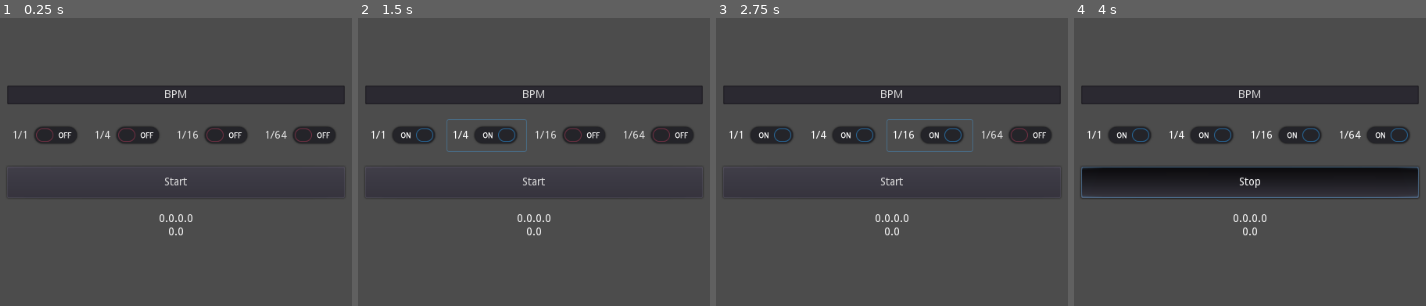
Above: before the commit, frames 1-4 (left to right).
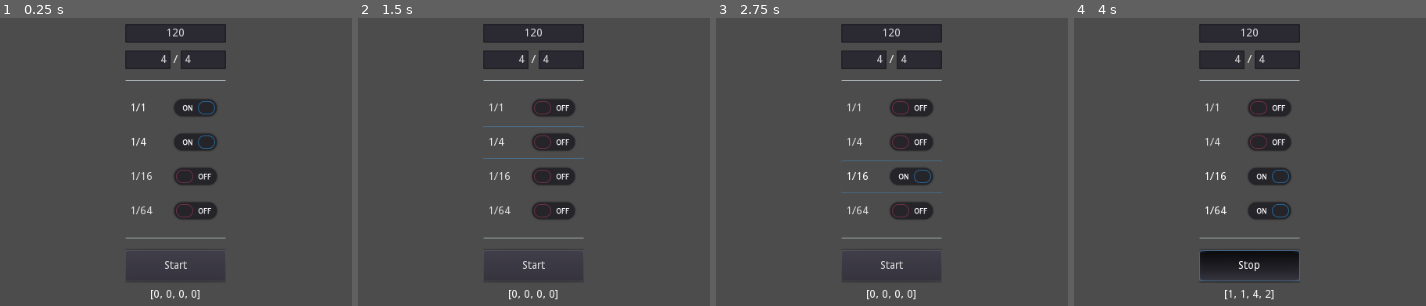
Above: after the commit, the same moments.

Repository: rezgi/Platform-Music
Game: Godot game, scene res://tempo/TimeData.tscn
Two runs of this game, one before a commit and one after it. Both use one fixed random seed, a clock stepped at 60 frames per second and the inputs below. The project has no main scene, so this scene is started directly.
Inputs:
- Up to frame 1 (0.25 s): no input
- Up to frame 2 (1.5 s): click "1/1" at 0.5 s; click "1/4" at 1.25 s
- Up to frame 3 (2.75 s): click "1/16" at 2 s
- Up to frame 4 (4 s): click "1/64" at 2.75 s; click "Start" at 3.5 s

The runs differ from the first frame. In frame 1, 16% of the frame differs, in the area x 1-99%, y 2-98%; in frame 2, 16%; in frame 3, 16%; in frame 4, 27%.
Error before the commit: Division By Zero in operator '/'. (res://tempo/TimeData.gd:84)

Commit message:
Even better tempo
- down to 1/64
- can take any time signature
- error check on UI inputs
- code refactored

Diff:
--- a/tempo/TimeData.gd
+++ b/tempo/TimeData.gd
@@ -2,66 +2,107 @@
 
 # measure.quart.sixteenth.sixtyfourth > 1.1.1.1 to 1.4.4.4
 # binary has 4 quarts, ternay has 3 thirds > binary : 1.4.4.4 / ternary : 1.3.4.4
+# create a tempo <> time converter
+# how to use 1/2, 1/8, 1/32
+# how to implement dotted time
 
 onready var line_edit := $CenterContainer/VBoxContainer/LineEdit
 onready var btn := $CenterContainer/VBoxContainer/Button
 onready var label := $CenterContainer/VBoxContainer/Label
+onready var beat_signature := $CenterContainer/VBoxContainer/HBoxContainer/QuartSignature
+onready var bar_signature := $CenterContainer/VBoxContainer/HBoxContainer/BeatSignature
 onready var clic := $AudioStreamPlayer
 
 var measure := {}
 var delta_accumulator := 0.0
+var measure_sound_on := false
+var quart_sound_on := false
+var sixteenth_sound_on := false
+var sixtyfourth_sound_on := false
 
 func _ready() -> void:
 	set_physics_process(false)
 	measure.time = reset_measure_time()
 	measure.tempo = reset_measure_tempo()
+	measure_sound_on = $CenterContainer/VBoxContainer/VBoxContainer/check_measure.pressed
+	quart_sound_on = $CenterContainer/VBoxContainer/VBoxContainer/check_quart.pressed
 
 func _physics_process(delta: float) -> void:
 	if btn.pressed:
 		count_tempo(delta)
-		label.text = str("%s . %s . %s . %s \n delay : %s" % [
-			measure.tempo.full,
-			measure.tempo.quart,
-			measure.tempo.sixteenth,
-			measure.tempo.sixtyfourth,
-			measure.time.delay
-		])
+		label.text = str(tempo_to_array())
 
-func _on_Button_toggled(button_pressed)->void:
+func _on_check_measure_toggled(button_pressed: bool) -> void:
+	measure_sound_on = button_pressed
+
+func _on_check_quart_toggled(button_pressed: bool) -> void:
+	quart_sound_on = button_pressed
+
+func _on_check_sixteenth_toggled(button_pressed: bool) -> void:
+	sixteenth_sound_on = button_pressed
+
+func _on_check_sixtyfourth_toggled(button_pressed: bool) -> void:
+	sixtyfourth_sound_on = button_pressed
+
+func _on_Button_toggled(button_pressed) -> void:
 	if button_pressed:
-		btn.text = "Stop"
-
-		var bpm_input = int(line_edit.text)
-		var measure_duration = bpm_to_measure_duration(bpm_input)
-		measure.time = subdivide_tempo_to_time(measure_duration)
-
-		set_physics_process(true)
+		if get_and_set_tempo_data():
+			set_physics_process(true)
+			btn.text = "Stop"
+		else:
+			label.text = "Please enter a correct value"
+			button_pressed = !button_pressed
+			btn.pressed = false
+			btn.text = "Start"
 	else:
 		set_physics_process(false)
 		measure.time = reset_measure_time()
 		measure.tempo = reset_measure_tempo()
 		btn.text = "Start"
 
-func count_tempo(delta)->void:
+func get_and_set_tempo_data() -> bool:
+	var bpm_input = int(line_edit.text)
+	var quart_input = int(beat_signature.text)
+	var beat_input = int(bar_signature.text)
+
+	if bpm_input and quart_input and beat_input:
+		measure.time = subdivide_tempo_to_time(
+			bpm_to_measure_duration(bpm_input),
+			quart_input,
+			beat_input
+			)
+
+		play_metronome(sixtyfourth_sound_on, 5, -10)
+		play_metronome(measure_sound_on, 1, 0)
+		return true
+	else: return false
+
+func count_tempo(delta) -> void:
 	delta_accumulator += delta
 
 	if delta_accumulator >= measure.time.sixtyfourth:
-		clic.play()
 		measure.time.delay = delta_accumulator - measure.time.sixtyfourth
 		delta_accumulator = 0.0
 		measure.tempo.sixtyfourth += 1
+		play_metronome(sixtyfourth_sound_on, 5, -10)
 
-		if measure.tempo.sixtyfourth > 4:
+		if measure.tempo.sixtyfourth > measure.time.bar_signature:
 			measure.tempo.sixteenth += 1
 			measure.tempo.sixtyfourth = 1
-		if measure.tempo.sixteenth > 4:
+			play_metronome(sixteenth_sound_on, 4, -10)
+		if measure.tempo.sixteenth > measure.time.bar_signature:
 			measure.tempo.quart += 1
 			measure.tempo.sixteenth = 1
-		if measure.tempo.quart > 4:
+			play_metronome(quart_sound_on, 2, -5)
+		if measure.tempo.quart > measure.time.beat_signature:
 			measure.tempo.full += 1
 			measure.tempo.quart = 1
+			play_metronome(measure_sound_on, 1, 0)
 
-func reset_measure_tempo()->Dictionary:
+func bpm_to_measure_duration(bpm) -> float:
+	return 60.0 / (bpm / 4.0)
+
+func reset_measure_tempo() -> Dictionary:
 	var d = {}
 	d.full = 1
 	d.quart = 1
@@ -69,7 +110,7 @@
 	d.sixtyfourth = 1
 	return d
 
-func reset_measure_time()->Dictionary:
+func reset_measure_time() -> Dictionary:
 	var d = {}
 	d.full = 0
 	d.half = 0
@@ -78,12 +119,11 @@
 	d.sixteenth = 0
 	d.thirtysecond = 0
 	d.sixtyfourth = 0
+	d.beat_signature = 0
+	d.bar_signature = 0
 	return d
 
-func bpm_to_measure_duration(bpm)->float:
-	return 60.0 / (bpm / 4.0)
-
-func subdivide_tempo_to_time(measure_duration)->Dictionary:
+func subdivide_tempo_to_time(measure_duration, quart_input, beat_input) -> Dictionary:
 	var d = {}
 	d.full = measure_duration
 	d.half = measure_duration / 2.0
@@ -92,5 +132,25 @@
 	d.sixteenth = measure_duration / 16.0
 	d.thirtysecond = measure_duration / 32.0
 	d.sixtyfourth = measure_duration / 64.0
+	d.beat_signature = quart_input
+	d.bar_signature = beat_input
 	d.delay = 0
 	return d
+
+func play_metronome(is_on: bool, pitch: float, volume: float) -> void:
+	if is_on:
+		clic.pitch_scale = pitch
+		clic.volume_db = volume
+		clic.play()
+
+func tempo_to_array() -> Array:
+	return measure.tempo.values()
+
+func tempo_to_time():
+	pass
+
+func time_to_tempo():
+	pass
+
+func dot_time():
+	pass
--- a/tempo/TimeData.tscn
+++ b/tempo/TimeData.tscn
@@ -14,62 +14,110 @@
 }
 
 [node name="VBoxContainer" type="VBoxContainer" parent="CenterContainer"]
-margin_left = 296.0
-margin_top = 202.0
-margin_right = 728.0
-margin_bottom = 397.0
-custom_constants/separation = 20
+margin_left = 447.0
+margin_top = 123.0
+margin_right = 576.0
+margin_bottom = 477.0
+rect_min_size = Vector2( 110, 0 )
+rect_clip_content = true
+custom_constants/separation = 10
 
 [node name="LineEdit" type="LineEdit" parent="CenterContainer/VBoxContainer"]
-margin_right = 432.0
+margin_right = 129.0
 margin_bottom = 24.0
-text = "BPM"
+text = "120"
 align = 1
+placeholder_text = "Enter BPM"
+placeholder_alpha = 0.4
 
 [node name="HBoxContainer" type="HBoxContainer" parent="CenterContainer/VBoxContainer"]
-margin_top = 44.0
-margin_right = 432.0
-margin_bottom = 84.0
+margin_top = 34.0
+margin_right = 129.0
+margin_bottom = 58.0
 
-[node name="check_measure" type="CheckButton" parent="CenterContainer/VBoxContainer/HBoxContainer"]
-margin_right = 101.0
+[node name="QuartSignature" type="LineEdit" parent="CenterContainer/VBoxContainer/HBoxContainer"]
+margin_right = 58.0
+margin_bottom = 24.0
+text = "4"
+align = 2
+
+[node name="Label" type="Label" parent="CenterContainer/VBoxContainer/HBoxContainer"]
+margin_left = 62.0
+margin_top = 5.0
+margin_right = 67.0
+margin_bottom = 19.0
+text = "/"
+
+[node name="BeatSignature" type="LineEdit" parent="CenterContainer/VBoxContainer/HBoxContainer"]
+margin_left = 71.0
+margin_right = 129.0
+margin_bottom = 24.0
+text = "4"
+
+[node name="HSeparator2" type="HSeparator" parent="CenterContainer/VBoxContainer"]
+margin_top = 68.0
+margin_right = 129.0
+margin_bottom = 78.0
+rect_min_size = Vector2( 0, 10 )
+__meta__ = {
+"_edit_use_anchors_": false
+}
+
+[node name="VBoxContainer" type="VBoxContainer" parent="CenterContainer/VBoxContainer"]
+margin_top = 88.0
+margin_right = 129.0
+margin_bottom = 260.0
+
+[node name="check_measure" type="CheckButton" parent="CenterContainer/VBoxContainer/VBoxContainer"]
+margin_right = 129.0
 margin_bottom = 40.0
+pressed = true
 text = "1/1"
 __meta__ = {
 "_edit_use_anchors_": false
 }
 
-[node name="check_quart" type="CheckButton" parent="CenterContainer/VBoxContainer/HBoxContainer"]
-margin_left = 105.0
-margin_right = 206.0
-margin_bottom = 40.0
+[node name="check_quart" type="CheckButton" parent="CenterContainer/VBoxContainer/VBoxContainer"]
+margin_top = 44.0
+margin_right = 129.0
+margin_bottom = 84.0
+pressed = true
 text = "1/4"
 __meta__ = {
 "_edit_use_anchors_": false
 }
 
-[node name="check_sixiteenth" type="CheckButton" parent="CenterContainer/VBoxContainer/HBoxContainer"]
-margin_left = 210.0
-margin_right = 319.0
-margin_bottom = 40.0
+[node name="check_sixteenth" type="CheckButton" parent="CenterContainer/VBoxContainer/VBoxContainer"]
+margin_top = 88.0
+margin_right = 129.0
+margin_bottom = 128.0
 text = "1/16"
 __meta__ = {
 "_edit_use_anchors_": false
 }
 
-[node name="check_sixtyfourth" type="CheckButton" parent="CenterContainer/VBoxContainer/HBoxContainer"]
-margin_left = 323.0
-margin_right = 432.0
-margin_bottom = 40.0
+[node name="check_sixtyfourth" type="CheckButton" parent="CenterContainer/VBoxContainer/VBoxContainer"]
+margin_top = 132.0
+margin_right = 129.0
+margin_bottom = 172.0
 text = "1/64"
 __meta__ = {
 "_edit_use_anchors_": false
 }
 
+[node name="HSeparator" type="HSeparator" parent="CenterContainer/VBoxContainer"]
+margin_top = 270.0
+margin_right = 129.0
+margin_bottom = 280.0
+rect_min_size = Vector2( 0, 10 )
+__meta__ = {
+"_edit_use_anchors_": false
+}
+
 [node name="Button" type="Button" parent="CenterContainer/VBoxContainer"]
-margin_top = 104.0
-margin_right = 432.0
-margin_bottom = 144.0
+margin_top = 290.0
+margin_right = 129.0
+margin_bottom = 330.0
 rect_min_size = Vector2( 100, 40 )
 toggle_mode = true
 text = "Start"
@@ -78,15 +126,19 @@
 }
 
 [node name="Label" type="Label" parent="CenterContainer/VBoxContainer"]
-margin_top = 164.0
-margin_right = 432.0
-margin_bottom = 195.0
-text = "0.0.0.0
-0.0"
+margin_top = 340.0
+margin_right = 129.0
+margin_bottom = 354.0
+text = "[0, 0, 0, 0]"
 align = 1
+autowrap = true
 
 [node name="AudioStreamPlayer" type="AudioStreamPlayer" parent="."]
 stream = ExtResource( 2 )
 volume_db = -10.0
 pitch_scale = 5.0
+[connection signal="toggled" from="CenterContainer/VBoxContainer/VBoxContainer/check_measure" to="." method="_on_check_measure_toggled"]
+[connection signal="toggled" from="CenterContainer/VBoxContainer/VBoxContainer/check_quart" to="." method="_on_check_quart_toggled"]
+[connection signal="toggled" from="CenterContainer/VBoxContainer/VBoxContainer/check_sixteenth" to="." method="_on_check_sixteenth_toggled"]
+[connection signal="toggled" from="CenterContainer/VBoxContainer/VBoxContainer/check_sixtyfourth" to="." method="_on_check_sixtyfourth_toggled"]
 [connection signal="toggled" from="CenterContainer/VBoxContainer/Button" to="." method="_on_Button_toggled"]
